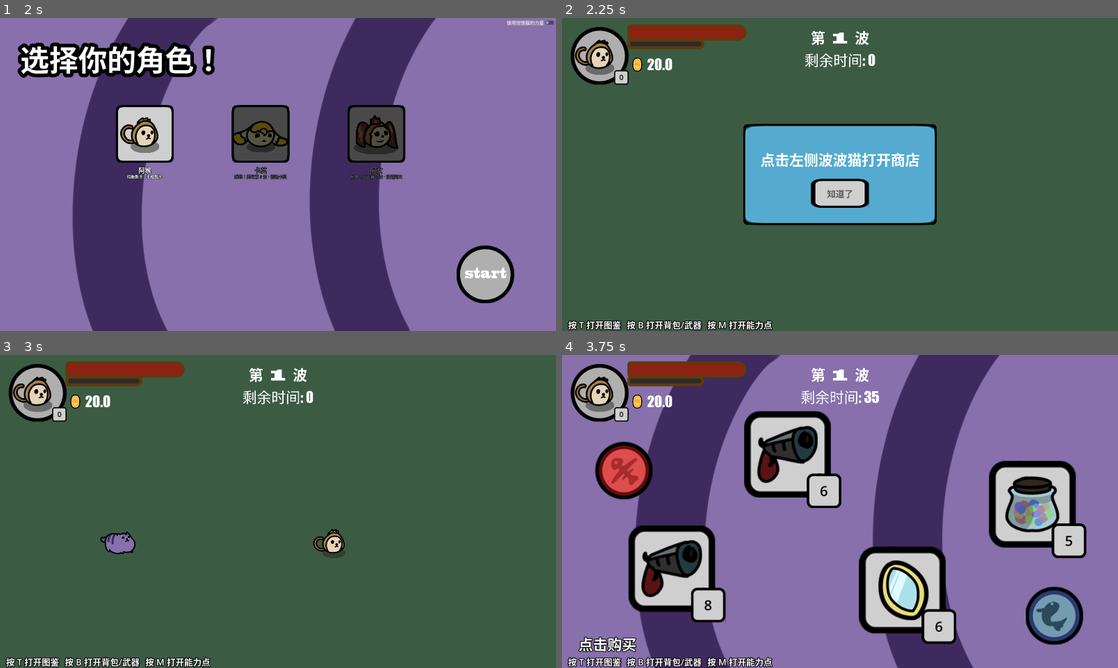
Above: before the commit, frames 1-4 (two rows, left to right).
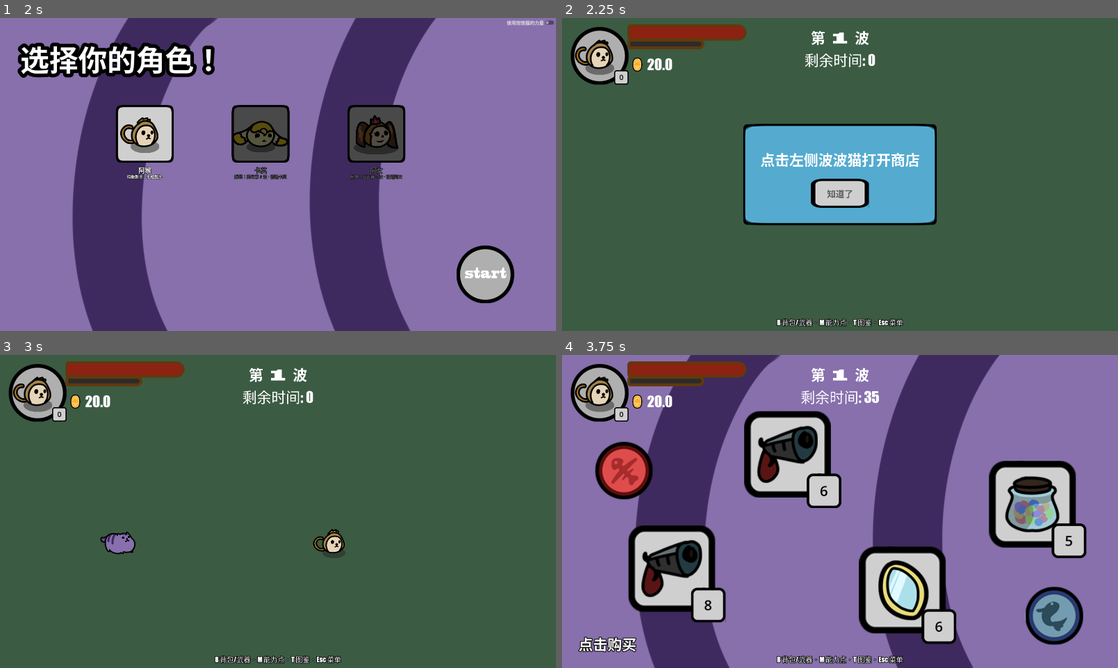
Above: after the commit, the same moments.

Repository: Dsixy/JustRun2
Game: Godot game, scene res://scene/UI/main_menu.tscn
The game is run twice, just before and just after one commit, with the same random seed, the same clock (stepped at 60 frames per second) and the same inputs.
Inputs (mouse positions are in pixels of both pictures, inside the frame that each line leads up to):
- Up to frame 1 (2 s): click "Play" at 0.5 s; click (144, 133) at 1.25 s
- Up to frame 2 (2.25 s): click "start" at 2 s
- Up to frame 3 (3 s): click "知道了" at 2.75 s
- Up to frame 4 (3.75 s): click (734, 542) at 3.5 s

Frame 1 is identical in both runs. In frame 2, 1.3% of the frame differs, in the area x 1-62%, y 96-100%; in frame 3, 1.3%; in frame 4, 1.4%.

Commit message:
ui fix

Diff:
--- /dev/null
+++ b/scene/UI/pause_menu.tscn
@@ -0,0 +1,78 @@
+[gd_scene format=3 uid="uid://c8pausemenu01"]
+
+[ext_resource type="Script" path="res://script/UI/pause_menu.gd" id="1_pause"]
+[ext_resource type="StyleBox" uid="uid://c12gxnfx501sf" path="res://resource/board.tres" id="2_board"]
+[ext_resource type="FontFile" uid="uid://4pjyr76ukhtj" path="res://asset/font/PoplarStd.otf" id="3_font"]
+
+[node name="PauseMenu" type="Control"]
+process_mode = 3
+custom_minimum_size = Vector2(420, 360)
+layout_mode = 3
+anchors_preset = 8
+anchor_left = 0.5
+anchor_top = 0.5
+anchor_right = 0.5
+anchor_bottom = 0.5
+offset_left = -210.0
+offset_top = -180.0
+offset_right = 210.0
+offset_bottom = 180.0
+grow_horizontal = 2
+grow_vertical = 2
+script = ExtResource("1_pause")
+
+[node name="Panel" type="PanelContainer" parent="."]
+layout_mode = 1
+anchors_preset = 15
+anchor_right = 1.0
+anchor_bottom = 1.0
+grow_horizontal = 2
+grow_vertical = 2
+theme_override_styles/panel = ExtResource("2_board")
+
+[node name="MarginContainer" type="MarginContainer" parent="Panel"]
+layout_mode = 2
+theme_override_constants/margin_left = 32
+theme_override_constants/margin_top = 28
+theme_override_constants/margin_right = 32
+theme_override_constants/margin_bottom = 28
+
+[node name="VBoxContainer" type="VBoxContainer" parent="Panel/MarginContainer"]
+layout_mode = 2
+theme_override_constants/separation = 14
+
+[node name="TitleLabel" type="Label" parent="Panel/MarginContainer/VBoxContainer"]
+layout_mode = 2
+theme_override_fonts/font = ExtResource("3_font")
+theme_override_font_sizes/font_size = 42
+text = "暂停"
+horizontal_alignment = 1
+
+[node name="ResumeButton" type="Button" parent="Panel/MarginContainer/VBoxContainer"]
+layout_mode = 2
+theme_override_fonts/font = ExtResource("3_font")
+theme_override_font_sizes/font_size = 28
+text = "继续游戏"
+
+[node name="RestartButton" type="Button" parent="Panel/MarginContainer/VBoxContainer"]
+layout_mode = 2
+theme_override_fonts/font = ExtResource("3_font")
+theme_override_font_sizes/font_size = 28
+text = "重新开始"
+
+[node name="SettleButton" type="Button" parent="Panel/MarginContainer/VBoxContainer"]
+layout_mode = 2
+theme_override_fonts/font = ExtResource("3_font")
+theme_override_font_sizes/font_size = 28
+text = "提前结算"
+
+[node name="MainMenuButton" type="Button" parent="Panel/MarginContainer/VBoxContainer"]
+layout_mode = 2
+theme_override_fonts/font = ExtResource("3_font")
+theme_override_font_sizes/font_size = 28
+text = "返回主菜单"
+
+[connection signal="pressed" from="Panel/MarginContainer/VBoxContainer/ResumeButton" to="." method="_on_resume_button_pressed"]
+[connection signal="pressed" from="Panel/MarginContainer/VBoxContainer/RestartButton" to="." method="_on_restart_button_pressed"]
+[connection signal="pressed" from="Panel/MarginContainer/VBoxContainer/SettleButton" to="." method="_on_settle_button_pressed"]
+[connection signal="pressed" from="Panel/MarginContainer/VBoxContainer/MainMenuButton" to="." method="_on_main_menu_button_pressed"]
--- a/scene/UI/stats_ui.tscn
+++ b/scene/UI/stats_ui.tscn
@@ -158,3 +158,24 @@
 theme_override_font_sizes/font_size = 50
 text = "Rest:25s"
 horizontal_alignment = 1
+
+[node name="ShortcutHints" type="Label" parent="."]
+layout_mode = 1
+anchors_preset = 7
+anchor_left = 0.5
+anchor_top = 1.0
+anchor_right = 0.5
+anchor_bottom = 1.0
+offset_left = -480.0
+offset_top = -48.0
+offset_right = 480.0
+offset_bottom = -8.0
+grow_horizontal = 2
+grow_vertical = 0
+theme_override_colors/font_color = Color(1, 1, 1, 1)
+theme_override_colors/font_outline_color = Color(0, 0, 0, 1)
+theme_override_constants/outline_size = 8
+theme_override_fonts/font = ExtResource("3_ymppw")
+theme_override_font_sizes/font_size = 24
+text = "B 背包/武器  ·  M 能力点  ·  T 图鉴  ·  Esc 菜单"
+horizontal_alignment = 1
--- a/scene/scene.tscn
+++ b/scene/scene.tscn
@@ -29,39 +29,6 @@
 mouse_filter = 2
 
 [node name="StatsUI" parent="UI" instance=ExtResource("6_osxhy")]
-
-[node name="HBoxContainer" type="HBoxContainer" parent="UI"]
-anchors_preset = 2
-anchor_top = 1.0
-anchor_bottom = 1.0
-offset_top = -40.0
-offset_right = 40.0
-grow_vertical = 0
-theme_override_constants/separation = 20
-
-[node name="Label4" type="Label" parent="UI/HBoxContainer"]
-layout_mode = 2
-
-[node name="Label3" type="Label" parent="UI/HBoxContainer"]
-layout_mode = 2
-theme_override_colors/font_outline_color = Color(0, 0, 0, 1)
-theme_override_constants/outline_size = 10
-theme_override_font_sizes/font_size = 30
-text = "按 T 打开图鉴"
-
-[node name="Label" type="Label" parent="UI/HBoxContainer"]
-layout_mode = 2
-theme_override_colors/font_outline_color = Color(0, 0, 0, 1)
-theme_override_constants/outline_size = 10
-theme_override_font_sizes/font_size = 30
-text = "按 B 打开背包/武器"
-
-[node name="Label2" type="Label" parent="UI/HBoxContainer"]
-layout_mode = 2
-theme_override_colors/font_outline_color = Color(0, 0, 0, 1)
-theme_override_constants/outline_size = 10
-theme_override_font_sizes/font_size = 30
-text = "按 M 打开能力点"
 
 [node name="AudioStreamPlayer" type="AudioStreamPlayer" parent="UI"]
 stream = ExtResource("7_tppv3")
--- a/script/UI.gd
+++ b/script/UI.gd
@@ -6,6 +6,7 @@
 const shopBoardScene = preload("res://scene/UI/shop_board.tscn")
 const noteBoardScene = preload("res://scene/UI/note_board.tscn")
 const illustratedHandbookScene = preload("res://scene/UI/illustrated_handbook.tscn")
+const pauseMenuScene = preload("res://scene/UI/pause_menu.tscn")
 
 @onready var container = $Container
 
@@ -19,7 +20,8 @@
 	"bag": null,
 	"note": null,
 	"shop": null,
-	"book": null
+	"book": null,
+	"pause": null,
 }
 
 var player: BasePlayer
@@ -50,21 +52,36 @@
 		"note": return noteBoardScene
 		"book": return illustratedHandbookScene
 		"shop": return shopBoardScene
+		"pause": return pauseMenuScene
 		_: return null
+
+
+func _game_shortcuts_blocked() -> bool:
+	return "pause" in _flatten_stack()
 
 
 # 输入处理
 func _unhandled_input(event):
+	if Input.is_action_just_pressed("ExitUI"):
+		if not UIFocusStack.is_empty():
+			_close_top_ui()
+		elif GameInfo.is_run_active():
+			_open_pause_menu()
+		return
+
+	if _game_shortcuts_blocked():
+		return
+
 	for action in input_to_ui.keys():
 		if Input.is_action_just_pressed(action):
 			_process_ui_signal(input_to_ui[action])
 
-	if Input.is_action_just_pressed("ExitUI"):
-		_close_top_ui()
-
 
 # 处理 UI 信号
 func _process_ui_signal(ui_group: Array) -> void:
+	if _game_shortcuts_blocked():
+		return
+
 	# 1. 如果栈顶就是这一组 UI → 关闭并弹栈
 	if not UIFocusStack.is_empty() and UIFocusStack.back() == ui_group:
 		_close_top_ui()
@@ -97,6 +114,8 @@
 		UIBoardDict[ui_name] = instance
 		opened.append(ui_name)
 		instances.append(instance)
+		if ui_name == "pause" and instance.has_signal("closed"):
+			instance.connect("closed", _close_top_ui)
 
 	if opened.size() > 0:
 		UIFocusStack.append(opened)
@@ -117,5 +136,16 @@
 			UIBoardDict[ui_name] = null
 
 	# 栈空了 → 恢复游戏
-	if UIFocusStack.is_empty() and not GameInfo.mainscene.gameoverFlag:
+	if UIFocusStack.is_empty() and GameInfo.is_run_active():
 		get_tree().paused = false
+
+
+func _open_pause_menu() -> void:
+	_open_ui_group(["pause"])
+
+
+func force_close_all() -> void:
+	while not UIFocusStack.is_empty():
+		_close_top_ui()
+	if GameInfo.is_run_active():
+		get_tree().paused = false
--- a/script/UI/illustrated_handbook.gd
+++ b/script/UI/illustrated_handbook.gd
@@ -5,6 +5,11 @@
 const ASSET_ATLAS := preload("res://asset/image/asset.png")
 
 const CONSUMABLE_ENTRIES: Array[Dictionary] = [
+	{
+		"name": "武装板",
+		"description": "按 B 打开背包时可编辑武装板。\n\n共 4 个武器槽，分三轮攻击：\n· 槽位 1：首轮单独触发\n· 槽位 2、3：同轮一起触发\n· 槽位 4：末轮单独触发\n\n将武器拖入槽位安装；同名同级武器可合成升级。",
+		"atlas_region": Rect2(900, 900, 100, 100),
+	},
 	{
 		"name": "升级套件",
 		"description": "非武器。拖拽该物品到其他武器上后可升级该武器。",
--- a/script/UI/note_board.gd
+++ b/script/UI/note_board.gd
@@ -4,15 +4,21 @@
 @onready var buttonLabel = $Panel/MarginContainer/VBoxContainer/TextureButton/Label
 signal click
 
-func _ready():
-	pass # Replace with function body.
+var _resolved := false
 
 func init(player: BasePlayer, cfg_dict: Dictionary = {}):
 	textLabel.text = cfg_dict["text"]
 	buttonLabel.text = cfg_dict["button_text"]
 
 func _on_texture_button_pressed():
+	_resolve()
+
+func _resolve() -> void:
+	if _resolved:
+		return
+	_resolved = true
 	emit_signal("click")
 
 func close_board():
+	_resolve()
 	queue_free()
--- /dev/null
+++ b/script/UI/pause_menu.gd
@@ -0,0 +1,34 @@
+extends Control
+
+signal closed
+
+@onready var resume_button = $Panel/MarginContainer/VBoxContainer/ResumeButton
+@onready var restart_button = $Panel/MarginContainer/VBoxContainer/RestartButton
+@onready var settle_button = $Panel/MarginContainer/VBoxContainer/SettleButton
+@onready var main_menu_button = $Panel/MarginContainer/VBoxContainer/MainMenuButton
+
+func init(_player: BasePlayer, _cfg_dict: Dictionary = {}) -> void:
+	resume_button.grab_focus()
+
+func _on_resume_button_pressed() -> void:
+	emit_signal("closed")
+
+func _on_restart_button_pressed() -> void:
+	var run_scene := GameInfo.get_run_scene()
+	if run_scene:
+		run_scene.restart_run()
+
+func _on_settle_button_pressed() -> void:
+	var run_scene := GameInfo.get_run_scene()
+	if run_scene:
+		emit_signal("closed")
+		run_scene.early_settle()
+
+func _on_main_menu_button_pressed() -> void:
+	var run_scene := GameInfo.get_run_scene()
+	if run_scene:
+		emit_signal("closed")
+		run_scene.quit_to_main_menu()
+
+func close_board() -> void:
+	queue_free()
--- a/script/UI/stats_ui.gd
+++ b/script/UI/stats_ui.gd
@@ -7,15 +7,19 @@
 @onready var levelLabel = $PlayerStats/Container/PanelContainer/LevelBoard/LevelLabel
 @onready var moneyLabel = $PlayerStats/Container/VBoxContainer/HBoxContainer/Label
 @onready var atlas = $PlayerStats/Container/PanelContainer/BackBoard
+@onready var shortcutHints = $ShortcutHints
 
 var player: BasePlayer
+
+func _ready() -> void:
+	shortcutHints.text = "B 背包/武器  ·  M 能力点  ·  T 图鉴  ·  Esc 菜单"
 
 func _process(_delta):
 	expBar.max_value = player.expRequire[player.level]
 	expBar.value = player.expValue
 	HPBar.max_value = player.maxHP
 	HPBar.value = player.HP
-	waveLabel.text = "第 %d 波" % GameInfo.mainscene.wave
-	timeLabel.text = "剩余时间: %d" % int(GameInfo.mainscene.waveTimer.time_left)
+	waveLabel.text = "第 %d 波" % GameInfo.get_run_wave()
+	timeLabel.text = "剩余时间: %d" % int(GameInfo.get_run_wave_time_left())
 	levelLabel.text = str(player.level)
 	moneyLabel.text = "%.1f" % player.money
--- a/script/effect/gain_effect.gd
+++ b/script/effect/gain_effect.gd
@@ -4,8 +4,20 @@
 var angVel: float = 1
 signal click
 
+var _resolved := false
+
 func _process(delta):
 	sprite.rotation += delta * angVel
 
 func _on_button_pressed():
+	_resolve()
+
+func _resolve() -> void:
+	if _resolved:
+		return
+	_resolved = true
 	emit_signal("click")
+
+func close_board() -> void:
+	_resolve()
+	queue_free()
--- a/script/game_info.gd
+++ b/script/game_info.gd
@@ -1,6 +1,14 @@
 extends Node
 
-var mainscene: Node = null
+var _run_scene: Node = null
+
+## 兼容旧代码；新逻辑优先用 get_run_scene() / is_run_active()
+var mainscene: Node:
+	get:
+		return _run_scene
+	set(value):
+		register_run_scene(value)
+
 var current_cursor_item = null
 var player: String = ""
 var cheat: bool = false
@@ -34,6 +42,37 @@
 func _ready():
 	config.load("user://config.cfg")
 	_ensure_defaults()
+
+func register_run_scene(scene: Node) -> void:
+	_run_scene = scene
+
+func clear_run_scene() -> void:
+	_run_scene = null
+
+func get_run_scene() -> Node:
+	return _run_scene
+
+func is_run_active() -> bool:
+	return _run_scene != null and _run_scene.get("gameoverFlag") == false
+
+func is_active_player(candidate: BasePlayer) -> bool:
+	return _run_scene != null and _run_scene.get("player") == candidate
+
+func get_run_wave() -> int:
+	if _run_scene == null:
+		return 0
+	return int(_run_scene.get("wave"))
+
+func get_run_wave_time_left() -> float:
+	if _run_scene == null:
+		return 0.0
+	var timer = _run_scene.get("waveTimer")
+	if timer:
+		return timer.time_left
+	return 0.0
+
+func get_run_overlay_root() -> Node:
+	return _run_scene if _run_scene else self
 
 func _ensure_defaults() -> void:
 	var dirty := false
--- a/script/player/base_player.gd
+++ b/script/player/base_player.gd
@@ -75,7 +75,7 @@
 	move_and_slide()
 
 func process_input():
-	if GameInfo.mainscene.player != self:
+	if not GameInfo.is_active_player(self):
 		return
 
 	direction = Vector2(0, 0)
@@ -93,7 +93,7 @@
 	direction = direction.normalized()
 
 func _unhandled_input(event):
-	if GameInfo.mainscene.player != self:
+	if not GameInfo.is_active_player(self):
 		return
 
 	if event.is_action_pressed("Attack") or autoAttack:
--- a/script/scene.gd
+++ b/script/scene.gd
@@ -78,9 +78,15 @@
 	killEnemyCounter = 0
 	generateBonus = 1.0
 	for i in range(WaveDirector.TOTAL_WAVES):
+		if gameoverFlag:
+			return
 		GameInfo.refresh()
 		await popocat_shop()
+		if gameoverFlag:
+			return
 		await one_wave()
+		if gameoverFlag:
+			return
 		if wave == WaveDirector.CARMOR_STORY_WAVE and not GameInfo.get_event("first_to_wave_3"):
 			Events.story_triggered.emit("first_to_wave_3")
 		elif wave == WaveDirector.ALEW_STORY_WAVE and not GameInfo.get_event("first_to_wave_6"):
@@ -88,9 +94,13 @@
 
 		RunStats.record_wave_cleared(wave)
 		wave += 1
-	win()
+	if not gameoverFlag:
+		win()
 
 func _finish_run(victory: bool) -> void:
+	if gameoverFlag:
+		return
+	gameoverFlag = true
 	var weapon_list: Array = player.weaponArm.weaponList.duplicate()
 	RunStats.end_run(victory, player.level, weapon_list)
 	await UnlockToast.wait_until_idle()
@@ -99,12 +109,39 @@
 		"text": RunStats.get_summary_text(),
 		"button_text": "返回主菜单",
 	})[0]
-	gameoverFlag = true
 	await board.click
 	UIScene._close_top_ui()
 	get_tree().paused = false
 	final_results()
 
+func early_settle() -> void:
+	if gameoverFlag:
+		return
+	_wave_director.end_wave()
+	waveTimer.stop()
+	enemyGenerateTimer.stop()
+	clear_enemy()
+	await _finish_run(false)
+
+func restart_run() -> void:
+	if gameoverFlag:
+		return
+	UIScene.force_close_all()
+	get_tree().reload_current_scene()
+
+func quit_to_main_menu() -> void:
+	if gameoverFlag:
+		return
+	gameoverFlag = true
+	inWave = false
+	waveTimer.stop()
+	enemyGenerateTimer.stop()
+	var weapon_list: Array = player.weaponArm.weaponList.duplicate()
+	RunStats.end_run(false, player.level, weapon_list)
+	UIScene.force_close_all()
+	GameInfo.clear_run_scene()
+	get_tree().change_scene_to_file("res://scene/UI/main_menu.tscn")
+
 func win():
 	await _finish_run(true)
 
@@ -114,6 +151,7 @@
 			Events.skill_triggered.emit(skill)
 
 	GameInfo.player = ""
+	GameInfo.clear_run_scene()
 	get_tree().change_scene_to_file("res://scene/UI/main_menu.tscn")
 
 func _process(delta):
--- a/script/utils.gd
+++ b/script/utils.gd
@@ -42,16 +42,16 @@
 
 func show_damage_label(damage: DamageInfo, pos:Vector2):
 	var label = labelScene.instantiate()
-	GameInfo.mainscene.add_child(label)
+	GameInfo.get_run_overlay_root().add_child(label)
 	label.init(damage, pos)
 
 func show_floating_text(text: String, pos: Vector2, color: Color = Color8(255, 255, 0)) -> void:
 	var label = labelScene.instantiate()
-	GameInfo.mainscene.add_child(label)
+	GameInfo.get_run_overlay_root().add_child(label)
 	label.init_text(text, pos, color)
 
 func set_price(level: int, rarityFactor: float = 1.0):
-	var wave = GameInfo.mainscene.wave
+	var wave = GameInfo.get_run_wave()
 	match int(wave / 2):
 		0: return 5 + (5 * rarityFactor + wave) * randf() + level * 1
 		1: return 0 + (10 * rarityFactor + 3 * wave) * randf() + level * 1.5
Not shown: 1 places in scene/UI/main_menu.tscn that only renumber resources
Not shown, added: script/UI/pause_menu.gd.uid
